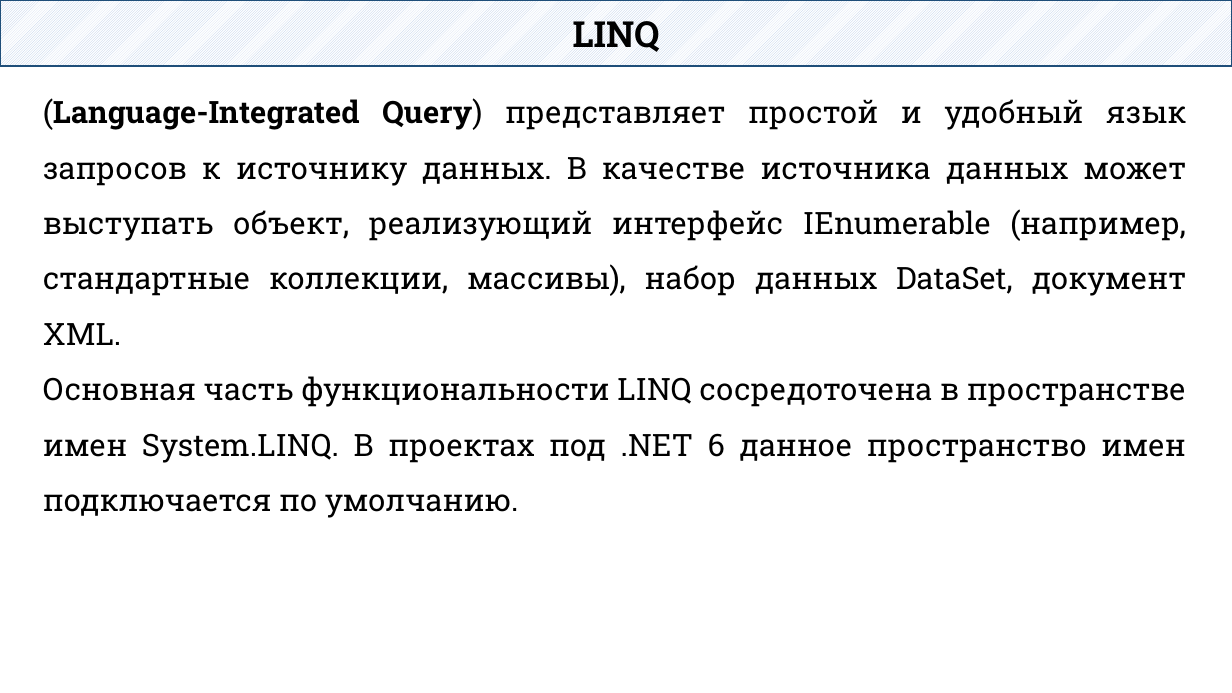
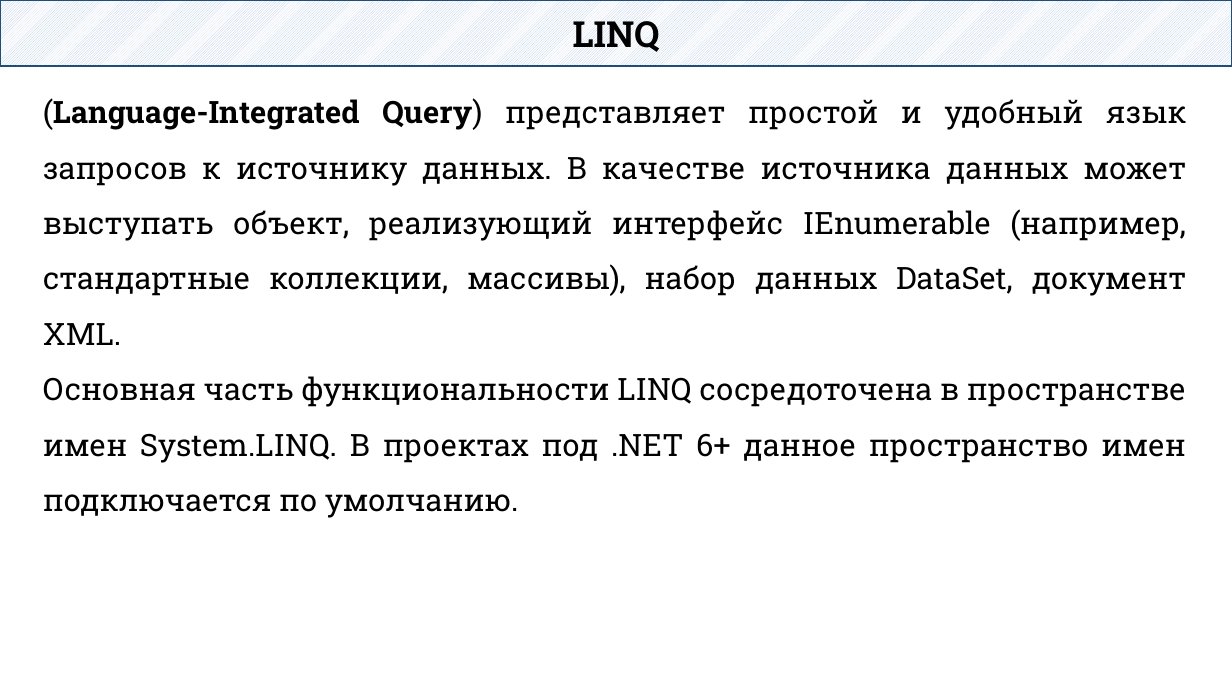
Before and after one commit to DaniilKlyukin/ITiP-2, a slide deck: slide 2 of Лекции/ИТиП 2 лек 8.pptx. Drawn at 1232x693 pixels with LibreOffice and Linux fonts; fonts in the diff are those of the drawing. Boxes give left, top, right and bottom in pixels: in the first picture for what was removed or moved away, otherwise in the second. Text is boxed around its words. In the diff, an @@ line names an element or a change of style, - is before the commit and + after.

```diff
--- a/Лекции/ИТиП 2 лек 8.pptx
+++ b/Лекции/ИТиП 2 лек 8.pptx
@@ text at [43, 376, 1186, 518]: text changed @@
-Основная часть функциональности LINQ сосредоточена в пространстве имен System.LINQ. В проектах под .NET 6 данное пространство имен подключается по умолчанию.
+Основная часть функциональности LINQ сосредоточена в пространстве имен System.LINQ. В проектах под .NET 6+ данное пространство имен подключается по умолчанию.
```
Also in this commit, not shown: 8 other files.
